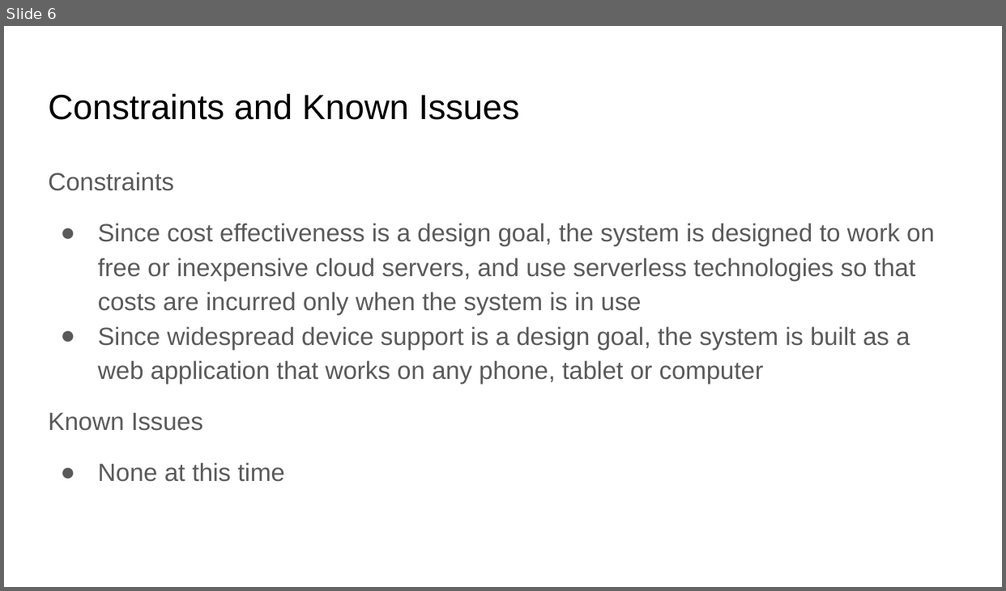
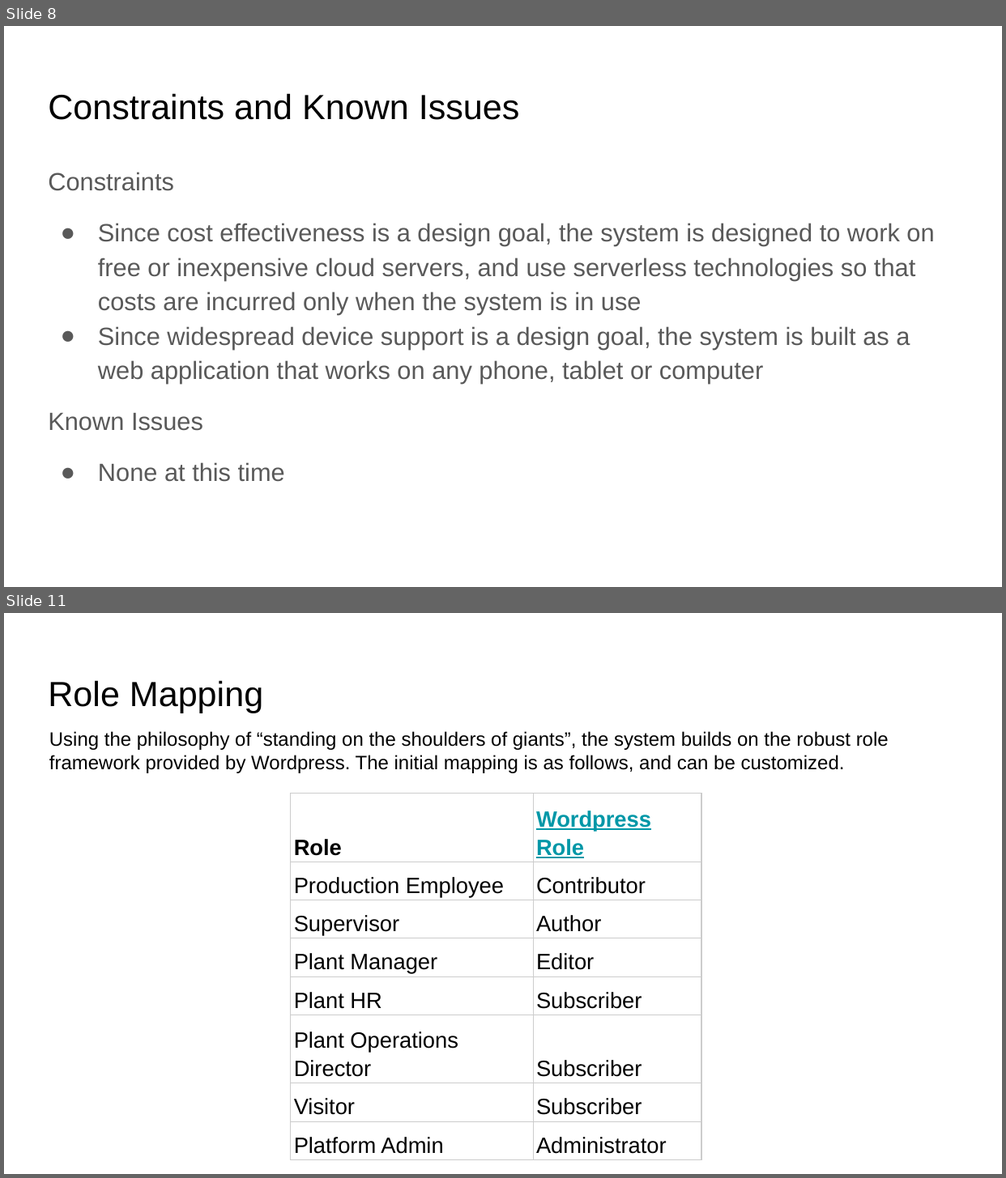
Before and after one commit to nithinvijaykumar/knowledge, a slide deck: StanleyX Hackathon.pptx. Shown one above the other, each under a label of ours: slide 6 before the commit, slides 8 and 11 after it; the slides between them are not shown. The pictures are 1006x591 and 1006x1178 pixels, drawn with LibreOffice and Linux fonts; fonts in the diff are those of the drawing. Boxes give left, top, right and bottom in pixels: in the first picture for what was removed or moved away, otherwise in the second. Text is boxed around its words. In the diff, an @@ line names an element or a change of style, - is before the commit and + after.

```diff
--- a/StanleyX Hackathon.pptx
+++ b/StanleyX Hackathon.pptx
@@ slide 11 added at [4, 613, 1002, 1174], background #FFFFFF @@
@@ title added at [48, 680, 263, 713], 25.2 pt, text #000000 @@
+Role Mapping
@@ text added at [49, 731, 889, 773], 14 pt, text #000000 @@
+Using the philosophy of “standing on the shoulders of giants”, the system builds on the robust role framework provided by Wordpress. The initial mapping is as follows, and can be customized.
@@ table added at [291, 794, 701, 1157], 8 rows, 2 columns @@
+Role | Wordpress Role
+Production Employee | Contributor
+Supervisor | Author
+Plant Manager | Editor
+Plant HR | Subscriber
+Plant Operations Director | Subscriber
+Visitor | Subscriber
+Platform Admin | Administrator
@@ what was slide 6 is now slide 8 @@
```
Also in this commit, not shown: 3 slides changed, 12 other slides added, 2 slides removed, 4 other files.
